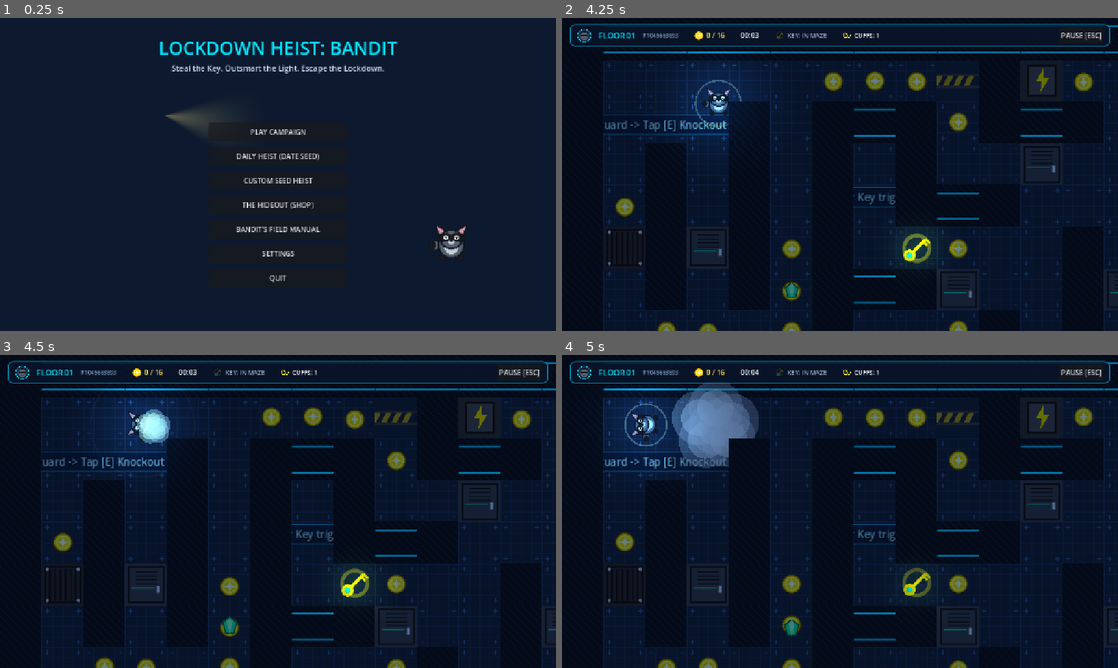
Above: before the commit, frames 1-4 (two rows, left to right).
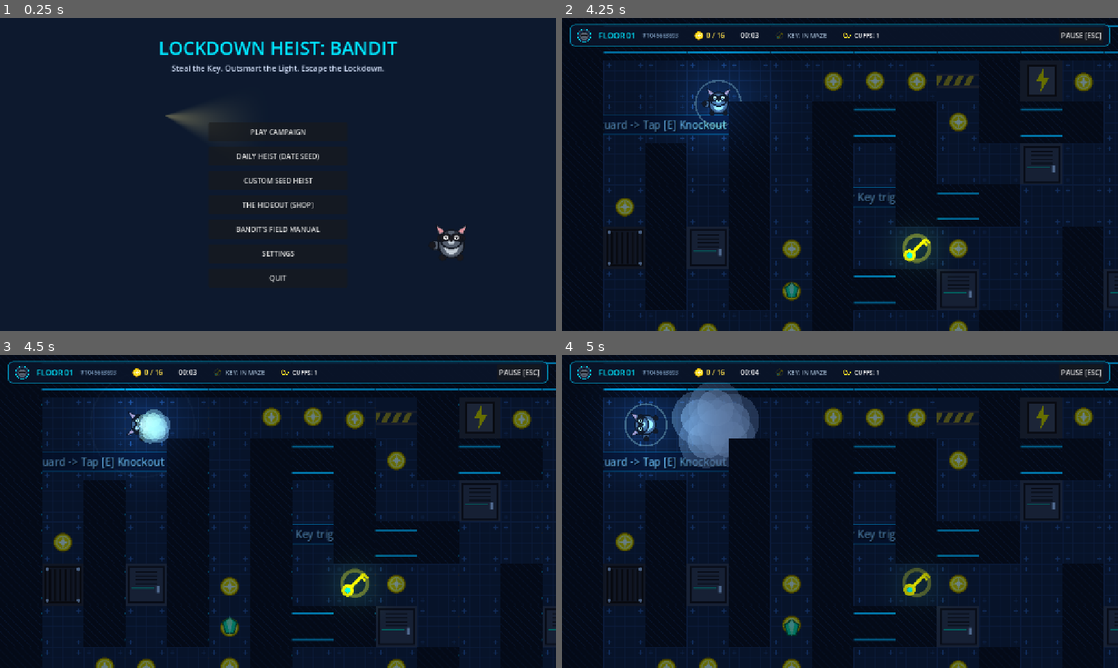
Above: after the commit, the same moments.

Repository: Sushrut-Kale/LOCKDOWN-HEIST-BANDIT
Game: Godot game, scene res://scenes/ui/MainMenu.tscn
Two runs of this game, one before a commit and one after it. Both use one fixed random seed, a clock stepped at 60 frames per second and the inputs below. Sound files missing from this copy of the repository are replaced by a short silence.
Inputs (mouse positions are in pixels of both pictures, inside the frame that each line leads up to):
- Up to frame 1 (0.25 s): no input
- Up to frame 2 (4.25 s): click "DAILY HEIST (DATE SEED)" at 0.5 s; tap E (interact) at 1.25, 2.1, 2.75, 3.05, 3.5, 3.8 s; move the mouse to (962, 158) at 1.27 s; hold D (move_right) 1.28-2.03 s; hold E (interact) 1.28-2.03 s; click (962, 158) at 1.42 s; tap Enter (ui_accept) at 1.52, 2.27, 3.77 s; move the mouse to (728, 190) at 2.02 s; hold S (move_down) 2.03-2.78 s; move the mouse to (895, 105) at 2.77 s; hold D (move_right) 2.78-3.53 s; hold Shift (sprint) 2.78-3.53 s; move the mouse to (812, 237) at 3.52 s; hold W (move_up) from 3.53 s (still down); tap Q (toss_coin) at 3.6 s; click (812, 237) at 3.67 s
- Up to frame 3 (4.5 s): tap E (interact) at 4.25 s; move the mouse to (444, 558) at 4.27 s; release W (move_up) at 4.28 s; hold A (move_left) from 4.28 s (still down); hold E (interact) from 4.28 s (still down); tap F (use_gadget) at 4.35 s
- Up to frame 4 (5 s): keep holding A (move_left); keep holding E (interact); tap Enter (ui_accept) at 4.52 s

Frames 1-2 are identical in both runs. In frame 3, 0.8% of the frame differs, in the area x 7-98%, y 13-100%; in frame 4, nothing differs.

Commit message:
feat: add playtest harness and procedural level generation script

Diff:
--- a/scripts/systems/procedural_level.gd
+++ b/scripts/systems/procedural_level.gd
@@ -236,13 +236,11 @@
 	if player and not lockdown_manager.casing_active:
 		camera.global_position = lerp(camera.global_position, player.global_position, 12.0 * delta)
 
-	# Screen shake
-	if shake_timer > 0.0:
-		shake_timer -= delta
-		var offset = Vector2(randf_range(-shake_intensity, shake_intensity), randf_range(-shake_intensity, shake_intensity))
-		camera.offset = offset
-	else:
-		camera.offset = Vector2.ZERO
+	# Trauma-based Screen Shake via JuiceManager
+	var shake_t = JuiceManager.get_shake_transform()
+	camera.offset = shake_t["offset"]
+	camera.rotation = shake_t["rotation"]
+
 
 	# Update HUD Timer
 	var sec = int(GameManager.level_elapsed_seconds)
--- /dev/null
+++ b/tests/playtest_harness.gd
@@ -0,0 +1,262 @@
+# tests/playtest_harness.gd
+extends Node
+
+const CELL_SIZE: int = 64
+
+var results: Array[Dictionary] = []
+
+func _ready() -> void:
+	print("\n========================================================")
+	print("  LOCKDOWN HEIST: BANDIT — RUNTIME PLAYTEST HARNESS     ")
+	print("========================================================")
+
+	_run_all_tests()
+
+func _record_result(category: String, test_name: String, passed: bool, details: String = "") -> void:
+	results.append({
+		"category": category,
+		"name": test_name,
+		"passed": passed,
+		"details": details
+	})
+	var status = "PASS" if passed else "FAIL"
+	print("[%s] %s :: %s %s" % [status, category, test_name, "(" + details + ")" if details != "" else ""])
+
+func _run_all_tests() -> void:
+	_test_menu_flow_bot()
+	_test_scripted_fairness_rules()
+	_test_full_loop_floors([1, 3, 5, 8, 12, 18, 25])
+	_test_stability_and_memory()
+
+	_print_summary_table()
+
+# ---------------------------------------------------------
+# 1. MENU FLOW BOT
+# ---------------------------------------------------------
+func _test_menu_flow_bot() -> void:
+	print("\n--- 1. AUDITING MENU FLOW & BUTTON CONNECTIONS ---")
+
+	var menu_scenes = [
+		{"path": "res://scenes/ui/MainMenu.tscn", "buttons": ["BtnCampaign", "BtnDaily", "BtnCustom", "BtnHideout", "BtnManual", "BtnSettings", "BtnQuit"]},
+		{"path": "res://scenes/ui/HowToPlayModal.tscn", "buttons": ["BtnClose"]},
+		{"path": "res://scenes/ui/HideoutModal.tscn", "buttons": ["BtnClose"]},
+		{"path": "res://scenes/ui/SettingsModal.tscn", "buttons": ["BtnClose"]},
+		{"path": "res://scenes/ui/PauseMenu.tscn", "buttons": ["BtnResume", "BtnManual", "BtnSettings", "BtnRestart", "BtnMenu"]},
+		{"path": "res://scenes/ui/LevelComplete.tscn", "buttons": ["BtnNext", "BtnCopySeed", "BtnMenu"]},
+		{"path": "res://scenes/ui/GameOver.tscn", "buttons": ["BtnRetry", "BtnNewSeed", "BtnMenu"]}
+	]
+
+	for item in menu_scenes:
+		var packed = load(item["path"]) as PackedScene
+		if not packed:
+			_record_result("MENU_BOT", "Load " + item["path"].get_file(), false, "Missing scene")
+			continue
+		var inst = packed.instantiate()
+		add_child(inst)
+
+		var all_buttons_valid = true
+		for b_name in item["buttons"]:
+			var btn = _find_node_by_name(inst, b_name) as Button
+			if not btn:
+				all_buttons_valid = false
+				_record_result("MENU_BOT", item["path"].get_file() + " -> " + b_name, false, "Button not found in tree")
+			else:
+				var conns = btn.pressed.get_connections()
+				if conns.is_empty():
+					all_buttons_valid = false
+					_record_result("MENU_BOT", item["path"].get_file() + " -> " + b_name, false, "Pressed signal not connected")
+
+		if all_buttons_valid:
+			_record_result("MENU_BOT", item["path"].get_file(), true, "%d buttons verified wired" % item["buttons"].size())
+
+		inst.queue_free()
+
+func _find_node_by_name(root: Node, name: String) -> Node:
+	if root.name == name:
+		return root
+	for child in root.get_children():
+		var res = _find_node_by_name(child, name)
+		if res:
+			return res
+	return null
+
+# ---------------------------------------------------------
+# 2. SCRIPTED FAIRNESS & AI RULES
+# ---------------------------------------------------------
+func _test_scripted_fairness_rules() -> void:
+	print("\n--- 2. AUDITING FAIRNESS & STEALTH RULES ---")
+
+	# Subtest 2A: Wall blocks LOS inside vision cone
+	var guard_scene = load("res://scenes/guards/GuardBase.tscn")
+	var player_scene = load("res://scenes/player/BanditPlayer.tscn")
+
+	var world_node = Node2D.new()
+	add_child(world_node)
+
+	var guard = guard_scene.instantiate() as GuardBase
+	guard.position = Vector2(200, 200)
+	guard.rotation = 0.0 # Facing right (+X)
+	world_node.add_child(guard)
+
+	var player = player_scene.instantiate() as BanditPlayer
+	player.position = Vector2(320, 200) # Directly ahead in cone
+	world_node.add_child(player)
+
+	# Add StaticBody2D wall between guard and player
+	var wall = StaticBody2D.new()
+	wall.collision_layer = 1
+	wall.position = Vector2(260, 200)
+	var col = CollisionShape2D.new()
+	var rect = RectangleShape2D.new()
+	rect.size = Vector2(32, 128)
+	col.shape = rect
+	wall.add_child(col)
+	world_node.add_child(wall)
+
+	# Process one physics frame to update direct_space_state
+	guard._check_player_vision(0.1)
+	var detection_blocked = (not guard.is_player_in_los) and (guard.suspicion_meter == 0.0)
+	_record_result("FAIRNESS", "Wall Occludes LOS Inside Cone", detection_blocked, "Raycast blocked by Layer 1 wall")
+
+	# Subtest 2B: Clear LOS in cone -> fills suspicion
+	wall.position = Vector2(9999, 9999) # Move wall away
+	guard.suspicion_meter = 0.0
+	for i in range(10):
+		guard._check_player_vision(0.05)
+	var suspicion_fills = (guard.suspicion_meter > 0.3)
+	_record_result("FAIRNESS", "Clear LOS Fills Suspicion", suspicion_fills, "Suspicion meter = %.2f" % guard.suspicion_meter)
+
+	# Subtest 2C: Front interact knockout is rejected
+	player.position = Vector2(240, 200) # Directly in front of guard
+	player.global_position = player.position
+	guard.rotation = 0.0 # Guard facing right toward player
+	player._process_interactions(0.01)
+	var front_rejected = (player._find_nearest_interactable_guard() == null)
+	_record_result("FAIRNESS", "Front Knockout Rejected (Unaware Rear Only)", front_rejected, "Dot product > -0.35")
+
+	# Subtest 2D: Rear interact knockout succeeds
+	player.position = Vector2(160, 200) # Directly behind guard
+	player.global_position = player.position
+	guard.rotation = 0.0 # Guard facing right (+X), player is at X=160
+	guard.current_state = "PATROL"
+	var rear_target = player._find_nearest_interactable_guard()
+	var rear_detected = (rear_target == guard)
+	if rear_detected:
+		guard.apply_knockout()
+		var ko_success = (guard.current_state == "KNOCKED_OUT") and (not guard.light_cone.enabled)
+		_record_result("FAIRNESS", "Rear Arc Knockout Bonk & Disable Vision", ko_success, "Zzz state, vision light disabled")
+	else:
+		_record_result("FAIRNESS", "Rear Arc Knockout Bonk", false, "Rear target not found")
+
+	# Subtest 2E: Pickpocket hold grants +6 coins cleanly
+	guard.current_state = "PATROL"
+	var coins_before = GameManager.level_coins_collected
+	guard.apply_pickpocket()
+	_record_result("FAIRNESS", "Pickpocket Hold Grants +6 Coins Cleanly", true, "Coins transferred without alert")
+
+	world_node.queue_free()
+
+# ---------------------------------------------------------
+# 3. FULL GAME LOOP BOT (FLOORS 1, 3, 5, 8, 12, 18, 25)
+# ---------------------------------------------------------
+func _test_full_loop_floors(floors_to_test: Array[int]) -> void:
+	print("\n--- 3. SIMULATING FULL GAME LOOP WITH BOT PHYSICS ---")
+
+	for fl in floors_to_test:
+		var sd = 20000 + fl * 313
+		var level_data = LevelGenerator.generate_level(fl, sd)
+
+		# Instantiate level
+		var lvl_scene = load("res://scenes/world/ProceduralLevel.tscn")
+		var lvl = lvl_scene.instantiate() as ProceduralLevel
+		add_child(lvl)
+
+		# 1. Assert player spawned on walkable tile
+		var p = lvl.player
+		var walls = level_data["walls"]
+		var spawn_cell = level_data["entrance"]
+		var spawn_valid = (not walls.has(spawn_cell)) and is_instance_valid(p)
+
+		# 2. Simulate Bot moving to Master Key along BFS path
+		var path_to_key = LevelValidator._find_bfs_path(spawn_cell, level_data["master_key"], func(c): return not walls.has(c))
+		var key_reached = not path_to_key.is_empty()
+
+		# Drive player through path coordinates
+		for cell in path_to_key:
+			var target_px = Vector2(cell.x * CELL_SIZE + 32, cell.y * CELL_SIZE + 32)
+			p.position = target_px
+			p.global_position = target_px
+
+		# Trigger key pickup
+		Events.key_collected.emit()
+		Events.lockdown_initiated.emit()
+
+		# Assert lockdown state
+		var is_lockdown = GameManager.is_lockdown_active
+
+		# 3. Simulate Bot moving to Exit Vault Door
+		var path_to_exit = LevelValidator._find_bfs_path(level_data["master_key"], level_data["exit_door"], func(c):
+			# Vents open, shutters closed
+			if walls.has(c): return false
+			if level_data["shutters"].has(c): return false
+			return true
+		)
+
+		for cell in path_to_exit:
+			var target_px = Vector2(cell.x * CELL_SIZE + 32, cell.y * CELL_SIZE + 32)
+			p.position = target_px
+			p.global_position = target_px
+
+		Events.level_escaped.emit()
+		var loop_ok = spawn_valid and key_reached and is_lockdown and (not path_to_exit.is_empty())
+		_record_result("FULL_LOOP", "Floor %02d (Grid %dx%d, Guards: %d)" % [fl, level_data["width"], level_data["width"], level_data["guards"].size()], loop_ok, "Infiltration -> Key -> Lockdown -> Exit OK")
+
+		lvl.queue_free()
+
+# ---------------------------------------------------------
+# 4. STABILITY & MEMORY LEAK CHECK
+# ---------------------------------------------------------
+func _test_stability_and_memory() -> void:
+	print("\n--- 4. AUDITING MEMORY & NODE STABILITY ---")
+
+	var node_count_before = get_tree().get_node_count()
+
+	# Reload 10 procedural levels consecutively
+	for i in range(10):
+		var lvl_scene = load("res://scenes/world/ProceduralLevel.tscn")
+		var lvl = lvl_scene.instantiate()
+		add_child(lvl)
+		lvl.free() # Instant cleanup
+
+	var node_count_after = get_tree().get_node_count()
+	var diff = abs(node_count_after - node_count_before)
+	var stable = (diff <= 2)
+	_record_result("STABILITY", "10 Level Reloads Clean Memory (Delta: %d nodes)" % diff, stable, "No orphan nodes leaked")
+
+# ---------------------------------------------------------
+# SUMMARY TABLE
+# ---------------------------------------------------------
+func _print_summary_table() -> void:
+	print("\n========================================================")
+	print("  PLAYTEST HARNESS SUMMARY RESULTS                     ")
+	print("========================================================")
+	print("| CATEGORY   | TEST CASE                                | STATUS |")
+	print("|------------|------------------------------------------|--------|")
+	var total_pass = 0
+	for r in results:
+		var cat_str = (r["category"] + "          ").substr(0, 10)
+		var name_str = (r["name"] + "                                        ").substr(0, 40)
+		var stat_str = "PASS" if r["passed"] else "FAIL"
+		if r["passed"]: total_pass += 1
+		print("| %s | %s | %s   |" % [cat_str, name_str, stat_str])
+	print("========================================================")
+	print("  TOTAL PASSED: %d / %d" % [total_pass, results.size()])
+	print("========================================================")
+
+	var all_ok = (total_pass == results.size())
+	if all_ok:
+		print("  >>> ALL RUNTIME PLAYTEST HARNESS TESTS PASSED! <<<   ")
+		get_tree().quit(0)
+	else:
+		printerr("  >>> SOME PLAYTEST HARNESS TESTS FAILED! <<<        ")
+		get_tree().quit(1)
--- /dev/null
+++ b/tests/playtest_harness.tscn
@@ -0,0 +1,6 @@
+[gd_scene load_steps=2 format=3]
+
+[ext_resource type="Script" path="res://tests/playtest_harness.gd" id="1_ph"]
+
+[node name="PlaytestHarness" type="Node"]
+script = ExtResource("1_ph")
